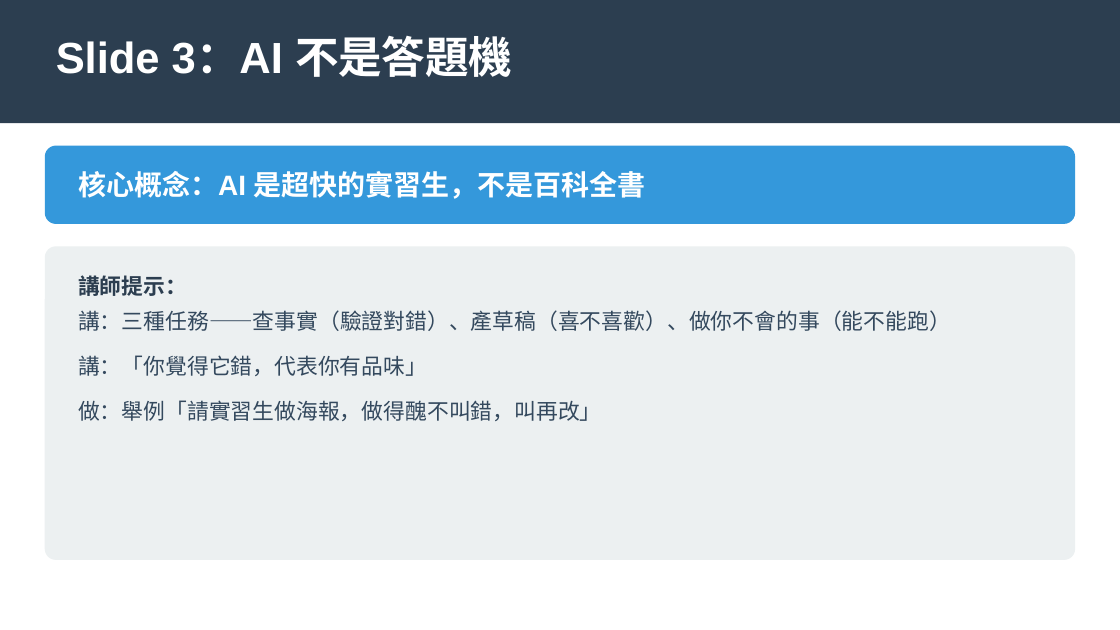
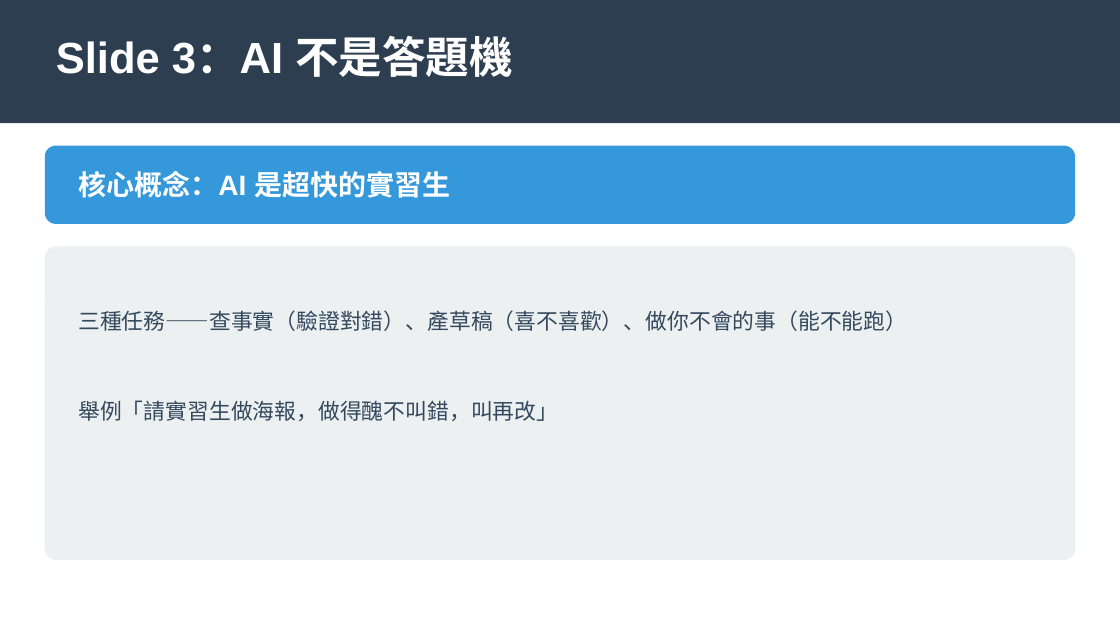
Before and after one commit to jonesandjay123/VibeCoding_Workshop, a slide deck: slide 4 of VibeCoding_TrainingDeck.pptx. Drawn at 1120x630 pixels with LibreOffice and Linux fonts; fonts in the diff are those of the drawing. Boxes give left, top, right and bottom in pixels: in the first picture for what was removed or moved away, otherwise in the second. Text is boxed around its words. In the diff, an @@ line names an element or a change of style, - is before the commit and + after.

```diff
--- a/VibeCoding_TrainingDeck.pptx
+++ b/VibeCoding_TrainingDeck.pptx
@@ text at [78,171,450,198]: text changed @@
-核心概念：AI 是超快的實習生，不是百科全書
+核心概念：AI 是超快的實習生
@@ text removed at [78,275,187,296] @@
-講師提示：
@@ text at [78,310,907,421]: text changed @@
-講：三種任務——查事實（驗證對錯）、產草稿（喜不喜歡）、做你不會的事（能不能跑）
-講：「你覺得它錯，代表你有品味」
-做：舉例「請實習生做海報，做得醜不叫錯，叫再改」
+三種任務——查事實（驗證對錯）、產草稿（喜不喜歡）、做你不會的事（能不能跑）
+舉例「請實習生做海報，做得醜不叫錯，叫再改」
```
Also in this commit, not shown: 23 other slides changed, 1 slide added, 1 slide removed, 43 other files.
